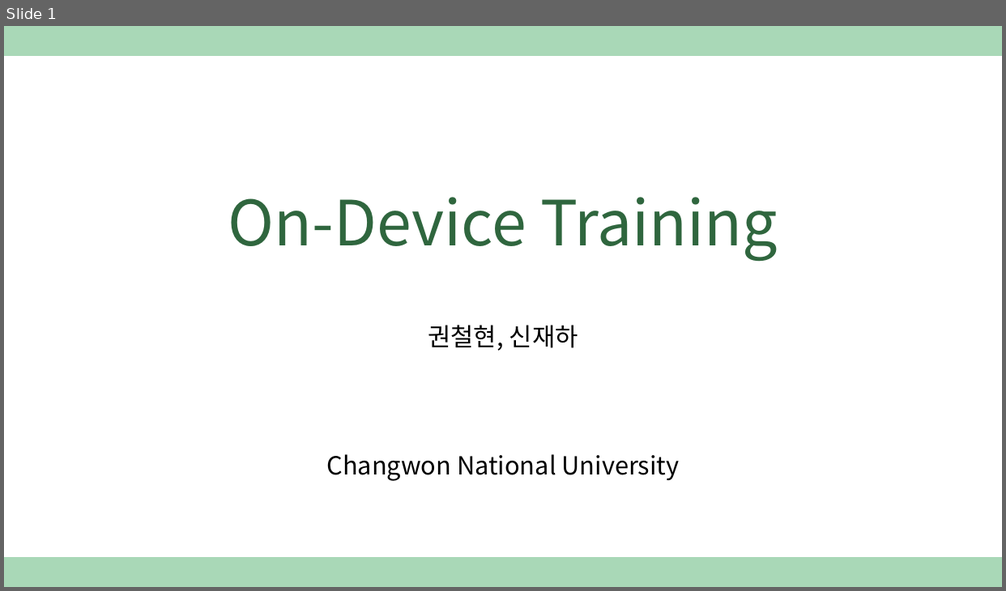
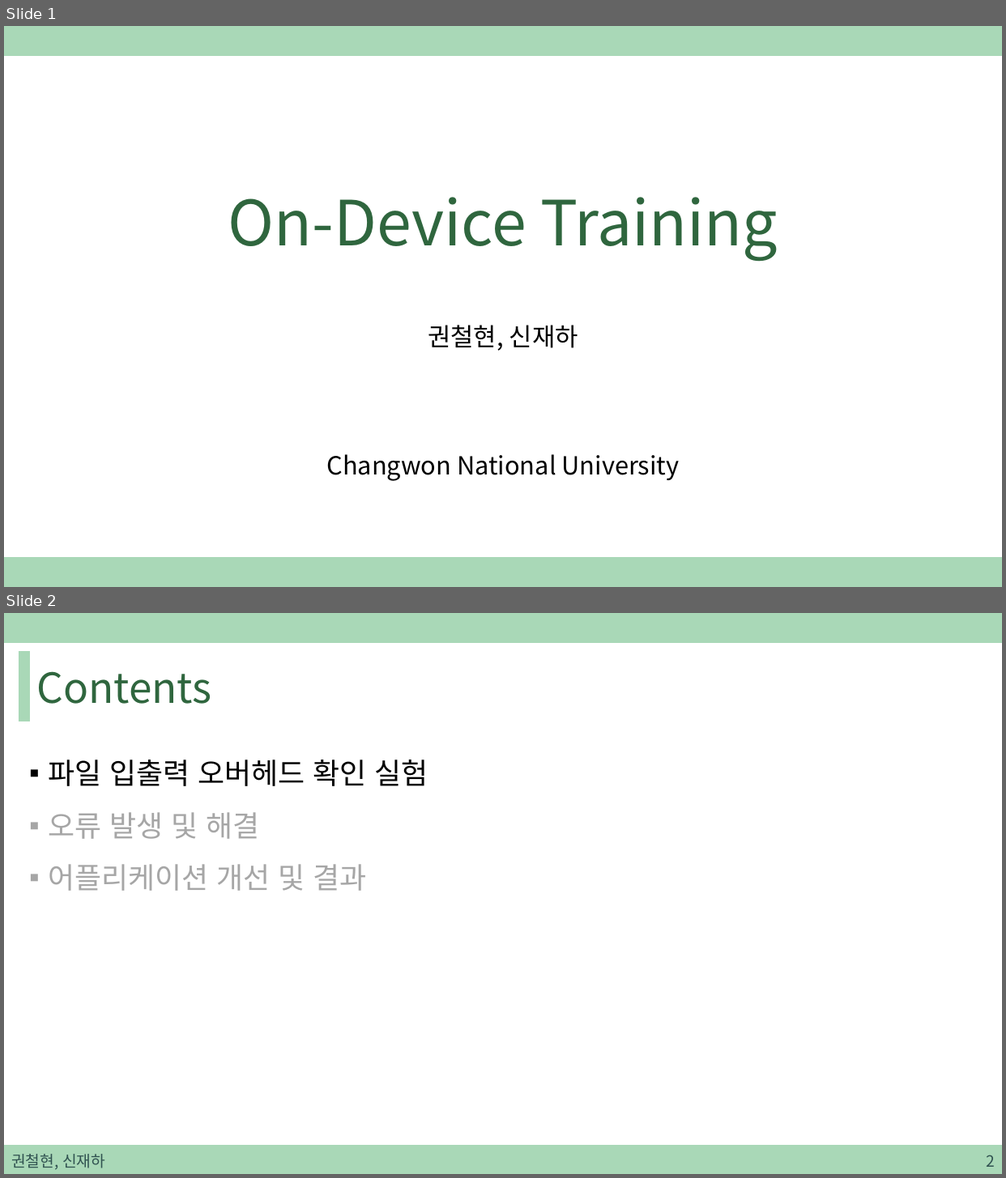
Before and after one commit to sjh4287/capston, a slide deck: 2022.02.11/권철현,신재하.pptx. Shown one above the other, each under a label of ours: slide 1 before the commit, slides 1 and 2 after it. The pictures are 1006x591 and 1006x1178 pixels, drawn with LibreOffice and Linux fonts; fonts in the diff are those of the drawing. Boxes give left, top, right and bottom in pixels: in the first picture for what was removed or moved away, otherwise in the second. Text is boxed around its words. In the diff, an @@ line names an element or a change of style, - is before the commit and + after.

```diff
--- a/2022.02.11/권철현,신재하.pptx
+++ b/2022.02.11/권철현,신재하.pptx
@@ slide 2 added at [4, 613, 1002, 1174], background #FFFFFF; not listed: 1 template element that a slide beside it also shows @@
@@ rectangle added at [19, 652, 29, 721], fill #A9D8B7, outline #A9D8B7 1 pt @@
@@ title added at [37, 671, 212, 704], 40 pt, text #2F663E @@
+Contents
@@ text added at [48, 760, 428, 891], 28 pt, text #A6A6A6 @@
+▪ 파일 입출력 오버헤드 확인 실험
+▪ 오류 발생 및 해결
+▪ 어플리케이션 개선 및 결과
@@ rectangle added at [4, 1146, 1002, 1174], fill #A9D8B7, outline #A9D8B7 1 pt @@
@@ text added at [11, 1154, 105, 1170], 15 pt, text #305250 @@
+권철현, 신재하
@@ page number added at [986, 1155, 995, 1167], 15 pt, text #305250 @@
+2
```
Also in this commit, not shown: 4 slides changed, 8 other slides added, 3 other files.
